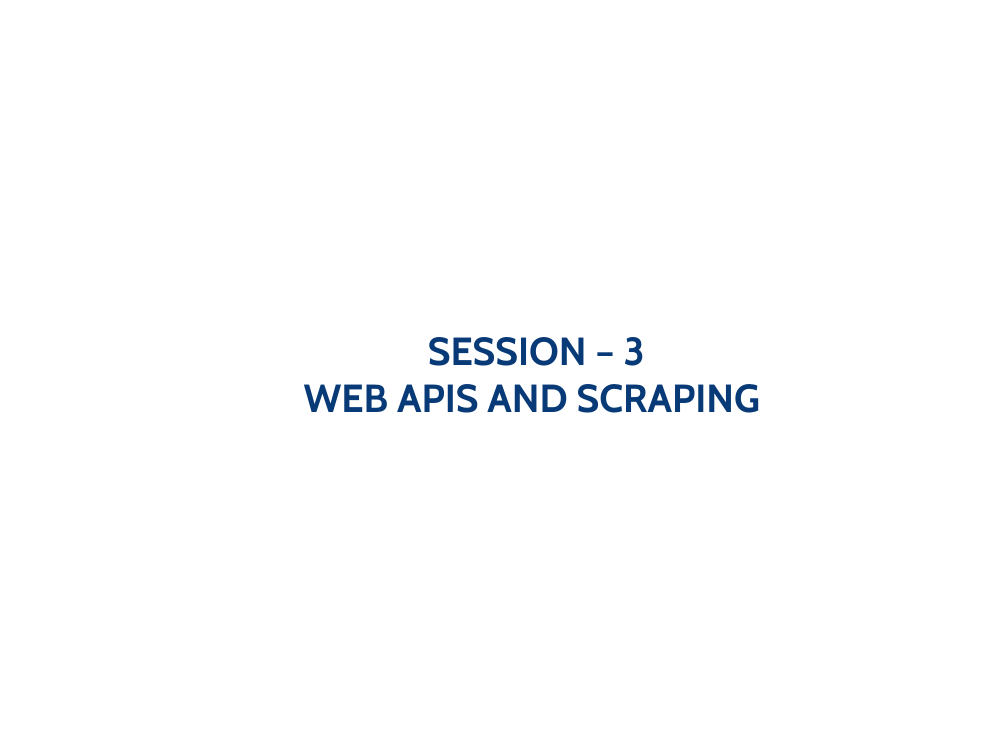
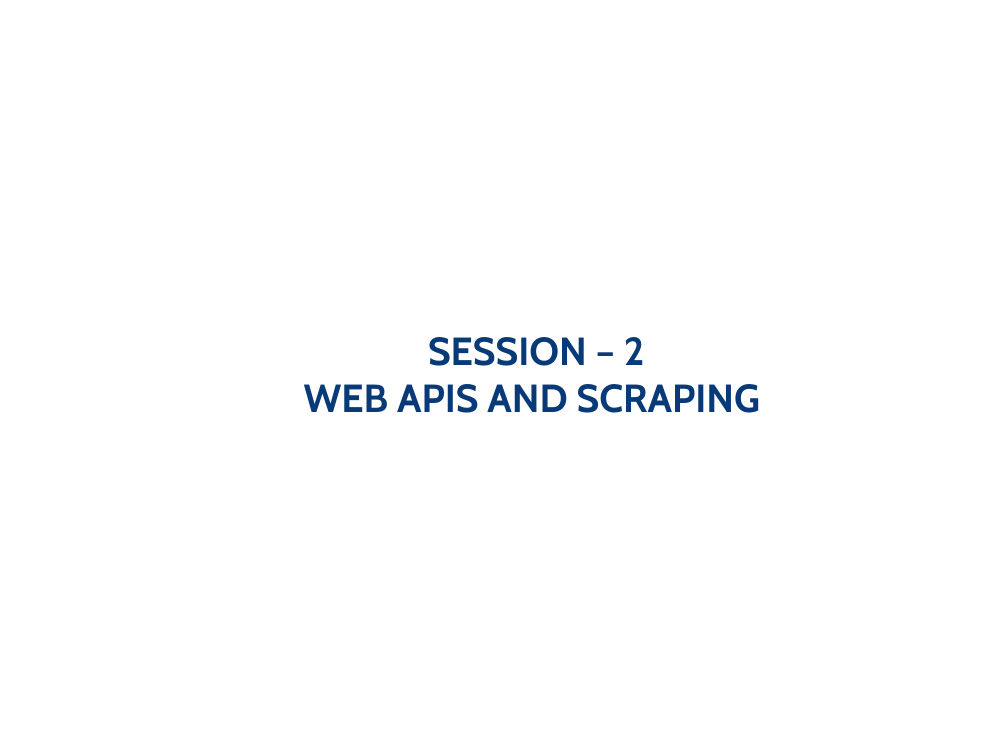
Before and after one commit to km-Poonacha/python4phd, a slide deck: slide 1 of Session 2/Python - Session 2 May 2019.pptx. Drawn at 1008x756 pixels with LibreOffice and Linux fonts; fonts in the diff are those of the drawing; background and template pictures are left out. Boxes give left, top, right and bottom in pixels: in the first picture for what was removed or moved away, otherwise in the second. Text is boxed around its words. In the diff, an @@ line names an element or a change of style, - is before the commit and + after.

```diff
--- a/Session 2/Python - Session 2 May 2019.pptx
+++ b/Session 2/Python - Session 2 May 2019.pptx
@@ text at [304,337,761,413]: text changed @@
-SESSION – 3
-WEB APIS AND SCRAPING
+SESSION – 2
+WEB APIS AND SCRAPING
```
Also in this commit, not shown: 1 other file.
